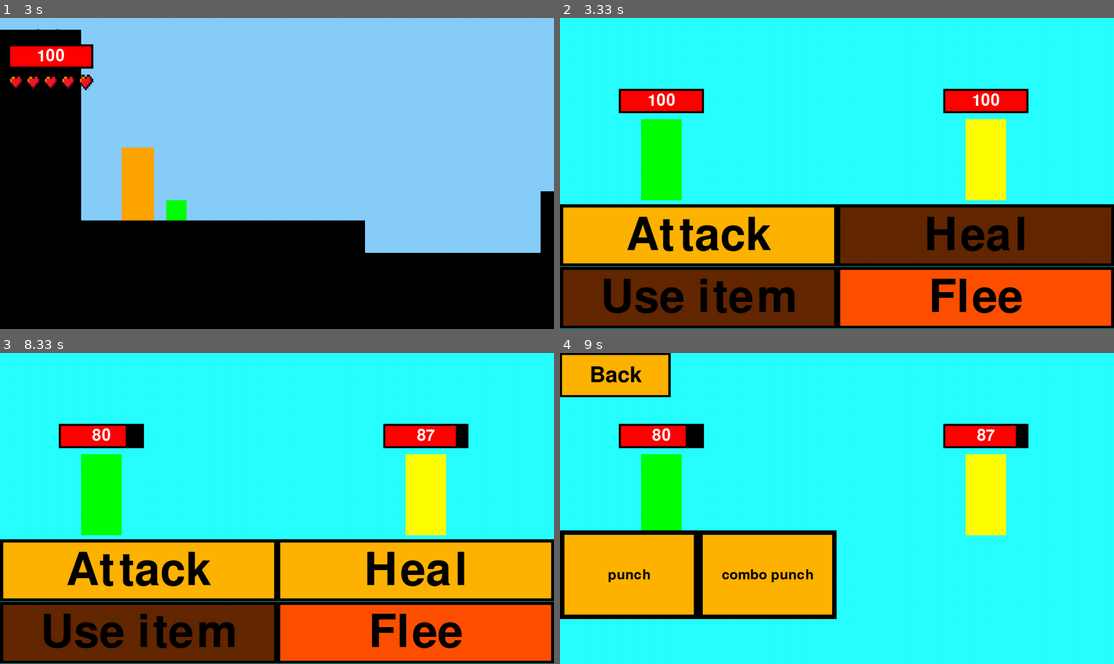
Above: before the commit, frames 1-4 (two rows, left to right).
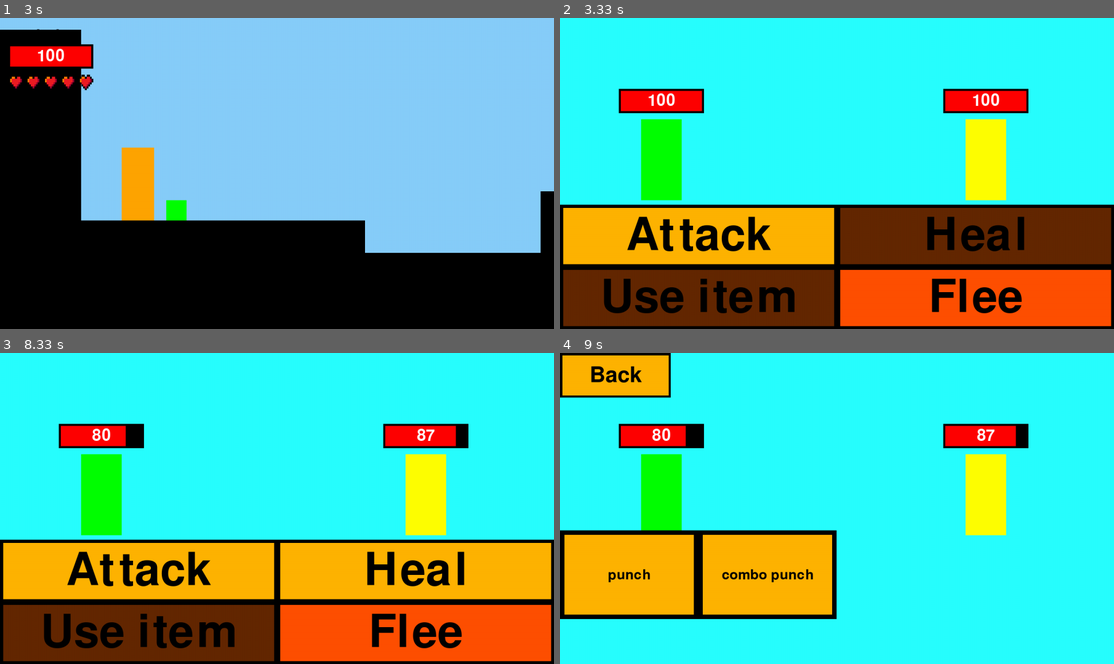
Above: after the commit, the same moments.

Repository: cast-hen/titanic_escape
Game: pygame game, started from main.py
The game is run twice, just before and just after one commit, with the same random seed, the same clock (stepped at 60 frames per second) and the same inputs.
Inputs (mouse positions are in pixels of both pictures, inside the frame that each line leads up to):
- Up to frame 1 (3 s): click (277, 173) at 0.38 s; tap Enter at 0.67 s; hold W 1.5-1.97 s; move the mouse to (360, 64) at 1.53 s
- Up to frame 2 (3.33 s): hold A from 3.07 s (still down)
- Up to frame 3 (8.33 s): release A at 3.47 s; click "Attack" at 3.55 s; click "combo punch" at 3.88 s; click (470, 589) at 5.42 s; click (116, 446) at 6.55 s; click (121, 542) at 6.88 s; click (155, 449) at 8.28 s
- Up to frame 4 (9 s): click "Attack" at 8.62 s; click (1030, 505) at 8.95 s

Frame 1 is identical in both runs. In frame 2, 1.8% of the frame differs, in the area x 0-100%, y 59-100%; in frame 3, 1.8%; in frame 4, 0.2%.

Commit message:
fighting_functions button outline fix

Diff:
--- a/fighting_functions.py
+++ b/fighting_functions.py
@@ -119,11 +119,11 @@
     #defining the variables before the fight starts
     width = screen.get_width()
     height = screen.get_height()
-    attackButton = button(0, (height / 5) * 3, width / 2, height/5, (255, 180, 0), (255, 255, 255), "Attack", (0, 0, 0), width // 12, (0, 0, 0))
-    fleeButton = button(width / 2, (height / 5) * 4, width / 2, height / 5, (255, 80, 0), (255, 255, 255), "Flee", (0, 0, 0), width // 12,  (0, 0, 0))
-    buttonNextPage = button(width / 2, (height / 7) * 6, width / 2, height / 7, (255, 180, 0), (255, 255, 255), "Next page", (0, 0, 0), width // 30, (0, 0, 0))
-    buttonPrevPage = button(0, (height / 7) * 6, width / 2, height / 7, (255, 180, 0), (255, 255, 255), "Previous page",(0, 0, 0), width // 30, (0, 0, 0))
-    buttonBack = button(0, 0, width / 5, height / 7, (255, 180, 0), (255, 255, 255), "Back", (0, 0, 0), width // 25,(0, 0, 0))
+    attackButton = button(0, round(height * 3 / 5), round(width / 2), round(height / 5), (255, 180, 0), (255, 255, 255), "Attack", (0, 0, 0), width // 12, (0, 0, 0))
+    fleeButton = button(width / 2, round(height * 4 / 5), round(width / 2), round(height / 5), (255, 80, 0), (255, 255, 255), "Flee", (0, 0, 0), width // 12,  (0, 0, 0))
+    buttonNextPage = button(width / 2, round(height * 6 / 7), round(width / 2), round(height / 7), (255, 180, 0), (255, 255, 255), "Next page", (0, 0, 0), width // 30, (0, 0, 0))
+    buttonPrevPage = button(0, round(height * 6 / 7), round(width / 2), round(height / 7), (255, 180, 0), (255, 255, 255), "Previous page",(0, 0, 0), width // 30, (0, 0, 0))
+    buttonBack = button(0, 0, round(width / 5), round(height / 7), (255, 180, 0), (255, 255, 255), "Back", (0, 0, 0), width // 25,(0, 0, 0))
     playerCurrentHealth = player.hitpoints
     enemyCurrentHealth = enemy.hitpoints
     playerHeals = player.heals
@@ -147,13 +147,13 @@
         if state == "turnPlayer":
             #sets the texture of the buttons depending on whether its an available option or not
             if (playerCurrentHealth < player.maxHitpoints or poisonTurnsLeftPlayer > 0) and playerHeals > 0:
-                healButton = button(width / 2, (height / 5) * 3, width / 2, height / 5, (255, 180, 0), (255, 255, 255),"Heal", (0, 0, 0), width // 12, (0, 0, 0))
+                healButton = button(width / 2, round(height * 3 / 5), width / 2, round(height / 5), (255, 180, 0), (255, 255, 255),"Heal", (0, 0, 0), width // 12, (0, 0, 0))
             else:
-                healButton = button(width / 2, (height / 5) * 3, width / 2, height / 5, (100, 40, 0), (100, 40, 0),"Heal", (0, 0, 0), width // 12, (0, 0, 0))
+                healButton = button(width / 2, round(height * 3 / 5), width / 2, round(height / 5), (100, 40, 0), (100, 40, 0),"Heal", (0, 0, 0), width // 12, (0, 0, 0))
             if len(player.items) > 0:
-                itemButton = button(0, (height / 5) * 4, width / 2, height / 5, (255, 180, 0),(255, 255, 255), "Use item", (0, 0, 0), width // 12, (0, 0, 0))
+                itemButton = button(0, round(height * 4 / 5), width / 2, round(height / 5), (255, 180, 0),(255, 255, 255), "Use item", (0, 0, 0), width // 12, (0, 0, 0))
             else:
-                itemButton = button(0, (height / 5) * 4, width / 2, height / 5, (100, 40, 0),(100, 40, 0), "Use item", (0, 0, 0), width // 12, (0, 0, 0))
+                itemButton = button(0, round(height * 4 / 5), width / 2, round(height / 5), (100, 40, 0),(100, 40, 0), "Use item", (0, 0, 0), width // 12, (0, 0, 0))
             #checks whether the mousebutton is down
             mouseDown = False
             for event in pygame.event.get():
@@ -317,8 +317,8 @@
                 pygame.Surface.blit(screen, dimSurface)
                 pygame.draw.rect(screen, (255, 180, 0), [width / 3, height / 3, width / 3, height / 3])
                 textPrint("Are you sure you want to leave?", int(width * 0.02), 'black', (width / 2, height / 12 * 5))
-                confirmButton = button(width / 3, height / 2, width / 6, height / 6, (255, 80, 0), (255, 255, 255), "confirm", (0, 0, 0), width // 30,  (0, 0, 0))
-                cancelButton = button(width / 2, height / 2, width / 6, height / 6, (255, 80, 0),(255, 255, 255), "cancel", (0, 0, 0), width // 30, (0, 0, 0))
+                confirmButton = button(width / 3, height / 2, round(width / 6), round(height / 6), (255, 80, 0), (255, 255, 255), "confirm", (0, 0, 0), width // 30,  (0, 0, 0))
+                cancelButton = button(width / 2, height / 2, round(width / 6), round(height / 6), (255, 80, 0),(255, 255, 255), "cancel", (0, 0, 0), width // 30, (0, 0, 0))
                 #while loop checking if they confirm they want to flee
                 index = waitForInput([confirmButton, cancelButton])
                 if index == 0:
